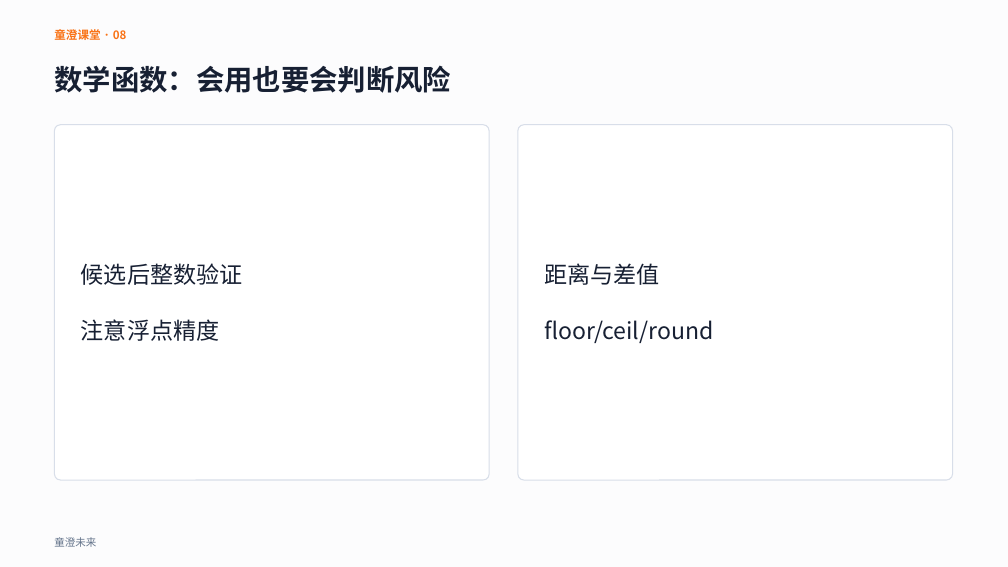
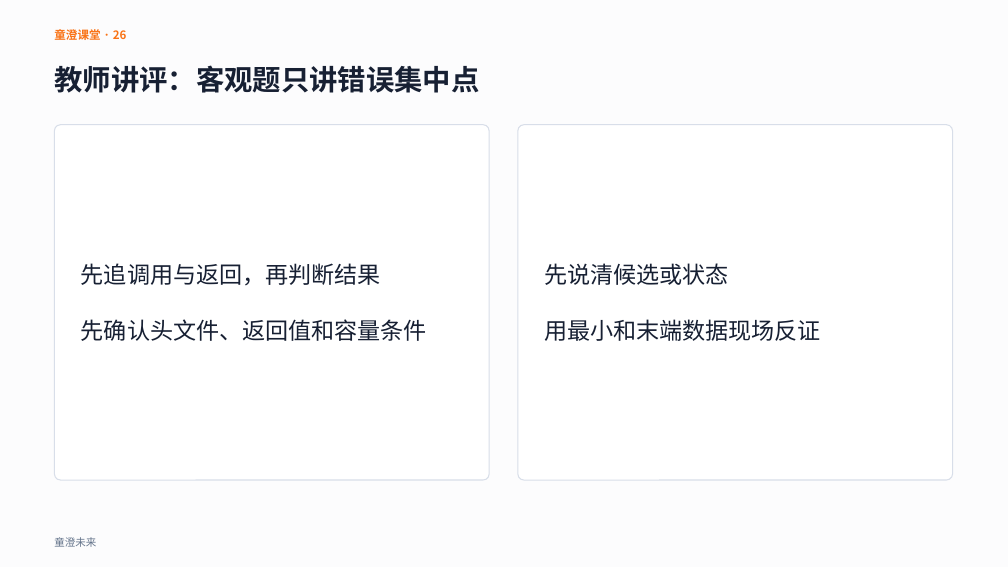
Before and after one commit to aotian/PilotDeck, a slide deck: slide 26 of workspaces/cie-cpp-level3/lesson-12/courseware.pptx (slide 8 before the commit). Drawn at 1008x567 pixels with LibreOffice and Linux fonts; fonts in the diff are those of the drawing. Boxes give left, top, right and bottom in pixels: in the first picture for what was removed or moved away, otherwise in the second. Text is boxed around its words. In the diff, an @@ line names an element or a change of style, - is before the commit and + after.

```diff
--- a/workspaces/cie-cpp-level3/lesson-12/courseware.pptx
+++ b/workspaces/cie-cpp-level3/lesson-12/courseware.pptx
@@ text at <box>54,27,127,43</box>: text changed @@
-童澄课堂 · 08
+童澄课堂 · 26
@@ text at <box>54,65,479,93</box>: text changed @@
-数学函数：会用也要会判断风险
+教师讲评：客观题只讲错误集中点
@@ text at <box>81,263,427,341</box>: text changed @@
-候选后整数验证
-注意浮点精度
+先追调用与返回，再判断结果
+先确认头文件、返回值和容量条件
@@ text at <box>544,263,821,341</box>: text changed @@
-距离与差值
-floor/ceil/round
+先说清候选或状态
+用最小和末端数据现场反证
```
Also in this commit, not shown: 11 other slides changed, 18 slides added, 13 slides removed, 26 other files.
